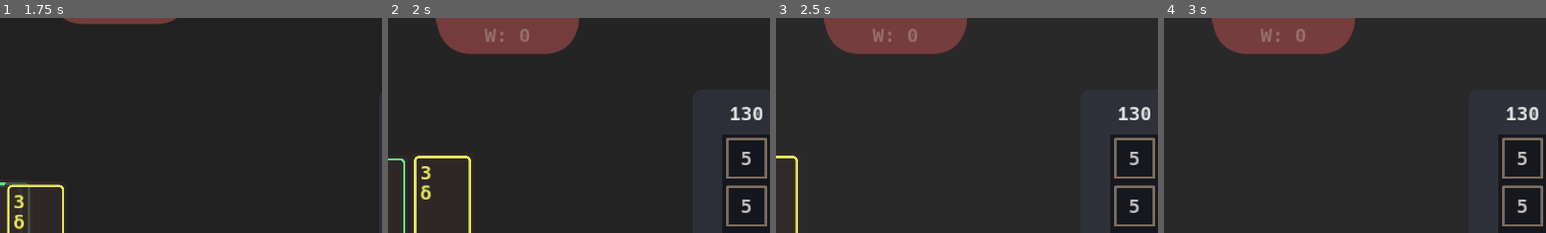
Above: before the commit, frames 1-4 (left to right).
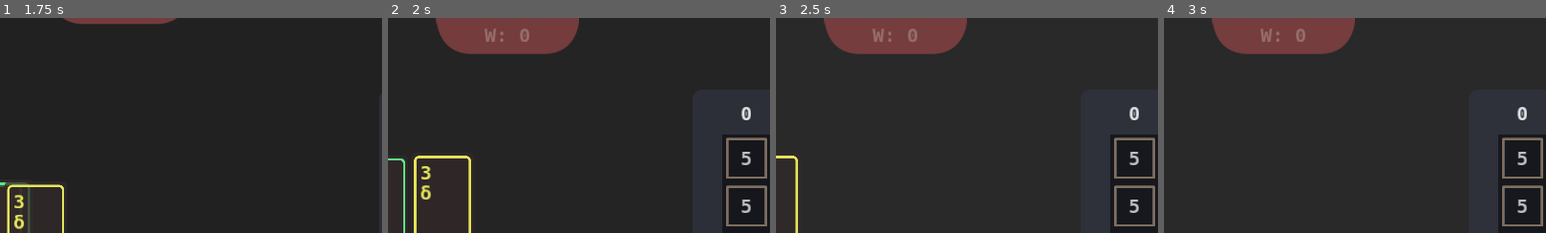
Above: after the commit, the same moments.

Repository: irisxerno/godot-cardinality-9
Game: Godot game, scene res://scene/Main.tscn
Two runs of this game, one before a commit and one after it. Both use one fixed random seed, a clock stepped at 60 frames per second and the inputs below.
Inputs (mouse positions are % of the whole screen's width and height, from its top left):
- Up to frame 1 (1.75 s): tap Enter (ui_accept) at 0.5, 0.77, 1.52 s; move the mouse to (72, 45) at 0.52 s; click (72, 45) at 0.67 s; move the mouse to (30, 55) at 1.27 s; click (30, 55) at 1.42 s
- Up to frame 2 (2 s): no input
- Up to frame 3 (2.5 s): move the mouse to (17, 42) at 2.02 s; click (17, 42) at 2.17 s
- Up to frame 4 (3 s): move the mouse to (34, 42) at 2.77 s; click (34, 42) at 2.92 s
The pictures show only the part of the screen within x 48-98%, y 0-50%; the shares and areas given below are measured in that part.

Frame 1 is identical in both runs. In frame 2, 0.3% of the frame differs, in the area x 89-98%, y 41-48%; in frame 3, 0.3%; in frame 4, 0.3%.

Commit message:
everybody makes mistaeks

Diff:
--- a/scene/Main.tscn
+++ b/scene/Main.tscn
@@ -269,7 +269,6 @@
 margin_right = 300.0
 margin_bottom = 260.0
 script = ExtResource( 13 )
-xp = 130
 
 [node name="XP" type="Label" parent="Tabs/StatsView/Stats"]
 anchor_right = 1.0
